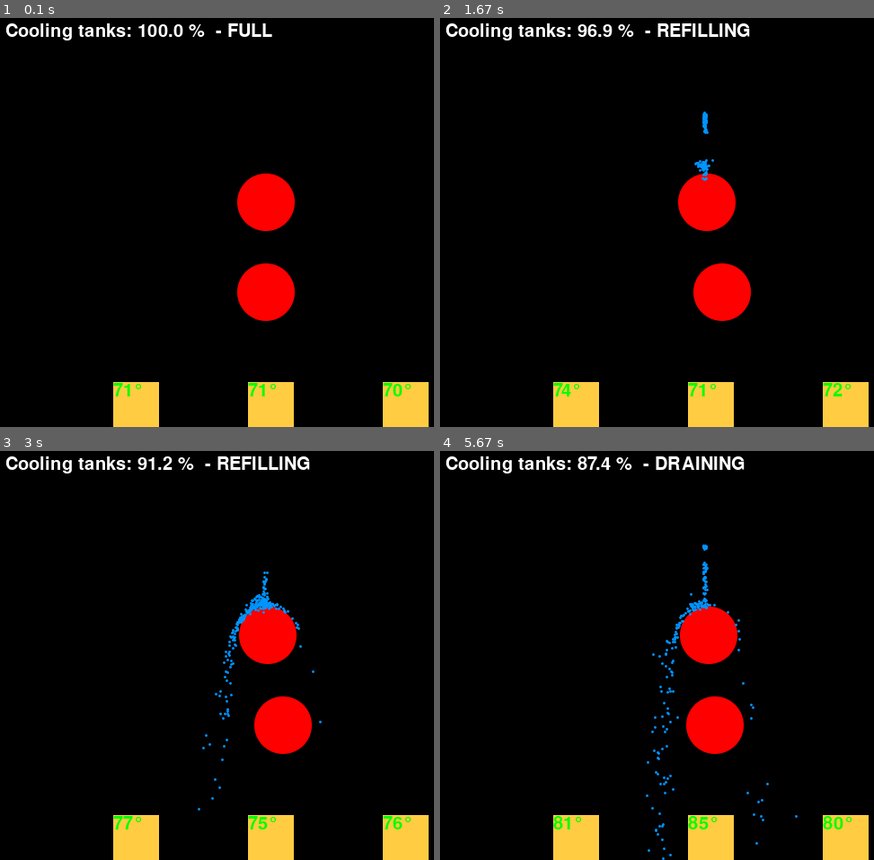
Above: before the commit, frames 1-4 (two rows, left to right).
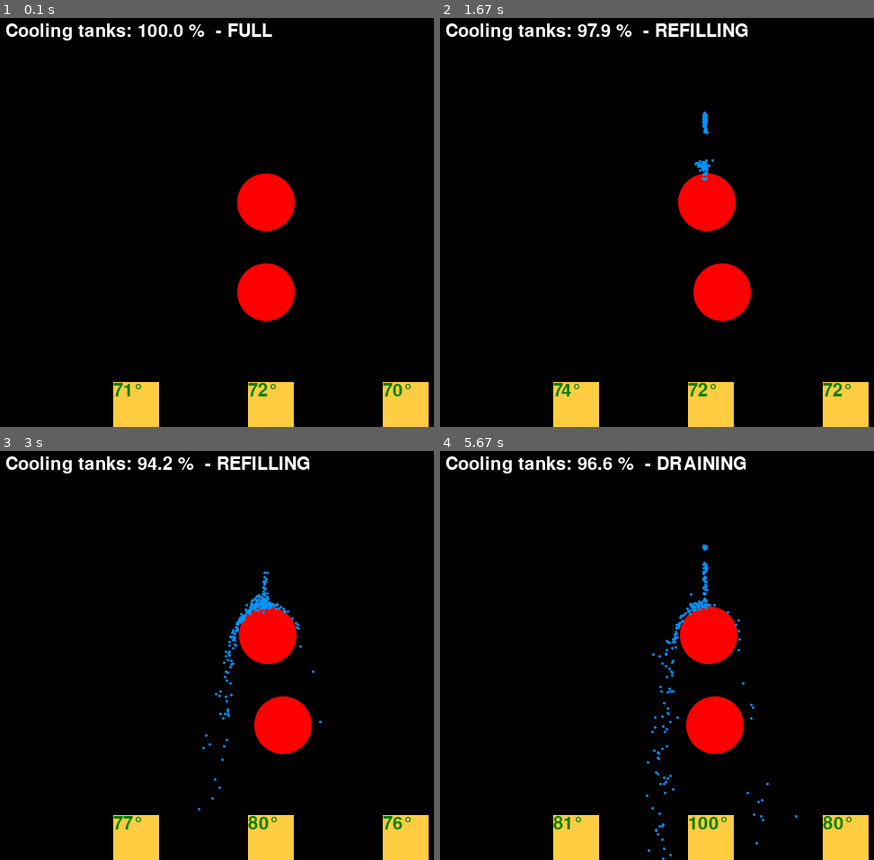
Above: after the commit, the same moments.

Repository: rkibria/Pygame-Community-Easter-Jam-2023
Game: pygame game, started from main.py
Same seed, same stepped clock (60 frames per second), same inputs: the game is played once before the commit and once after it.
Inputs:
- Up to frame 1 (0.1 s): no input
- Up to frame 2 (1.67 s): hold D 0.33-0.8 s; hold D 0.83-1.3 s; tap Space at 0.9, 1.2, 1.4 s; tap E at 0.98 s; hold A from 1.33 s (still down)
- Up to frame 3 (3 s): tap Space at 1.7, 1.97, 2.27, 2.4, 2.7 s; release A at 1.87 s; hold A 1.9-2.3 s; hold D 2.33-2.97 s; tap E at 2.48 s
- Up to frame 4 (5.67 s): hold A 3-3.47 s; tap Space at 3.07, 3.37, 3.57, 3.87, 4.07, 4.37, 4.57, 4.87, 5.13, 5.43, 5.57 s; hold D 3.5-3.97 s; hold D 4-4.47 s; tap E at 4.15, 5.65 s; hold A 4.5-5.03 s; hold A 5.07-5.47 s; hold D from 5.5 s (still down)

The runs differ from the first frame. In frame 1, 0.3% of the frame differs, in the area x 26-95%, y 89-93%; in frame 2, 0.9%; in frame 3, 0.3%; in frame 4, 1.1%, in the area x 26-95%, y 1-93%.

Commit message:
middle higher

Diff:
--- a/main.py
+++ b/main.py
@@ -124,9 +124,9 @@
         "particle_ranges": [],
         "controls": {"dir_1": 0, "dir_2": 0},
         # rect x1,y1,x2,y2
-        "targets": [{"rect": (150, 0, 190, 50), "img": target_img, "temp": min_temp}, # 190
-                    {"rect": (300, 0, 340, 50), "img": target_img, "temp": min_temp}, # 320
-                    {"rect": (450, 0, 490, 50), "img": target_img, "temp": min_temp}, # 450
+        "targets": [{"rect": (150, 0, 190, 50), "img": target_img, "temp": min_temp, "factor": 1}, # 190
+                    {"rect": (300, 0, 340, 50), "img": target_img, "temp": min_temp, "factor": 2}, # 320
+                    {"rect": (450, 0, 490, 50), "img": target_img, "temp": min_temp, "factor": 1}, # 450
                     ],
         "font": pg.font.Font(None, 30),
 
@@ -136,10 +136,10 @@
         "crit_temp": 400, # graphical only
         "max_temp": 500.0,
 
-        "temp_per_particle": 0.1,
+        "temp_per_particle": 0.2,
         "max_flow_rate": 0.02,
         "max_reservoir": max_reservoir,
-        "reservoir_inc": 0.1,
+        "reservoir_inc": 0.15,
         "reservoir": max_reservoir,
         "flow_rate": 0.0,
         "flow_start": (320, 350),
@@ -215,7 +215,7 @@
         surface.blit(target["img"], dest)
         temp = target["temp"]
         if "text" not in target or frame % 10 == 0:
-            color = (0,255,0)
+            color = (0,128,0)
             if temp > game_state["high_temp"]:
                 color = (255, 0, 0)
             elif temp > game_state["medium_temp"]:
@@ -230,7 +230,7 @@
 def update_targets(game_state, frame):
     if frame % 10 == 0:
         for target in game_state["targets"]:
-            delta = random.choice((0, 0, 0, 1, 1, 1, 2, 2, 3))
+            delta = random.choice((0, 0, 0, 1, 1, 1, 2, 2, 3)) * target["factor"]
             target["temp"] += delta
 
 def update_game(surface, game_state, frame):
